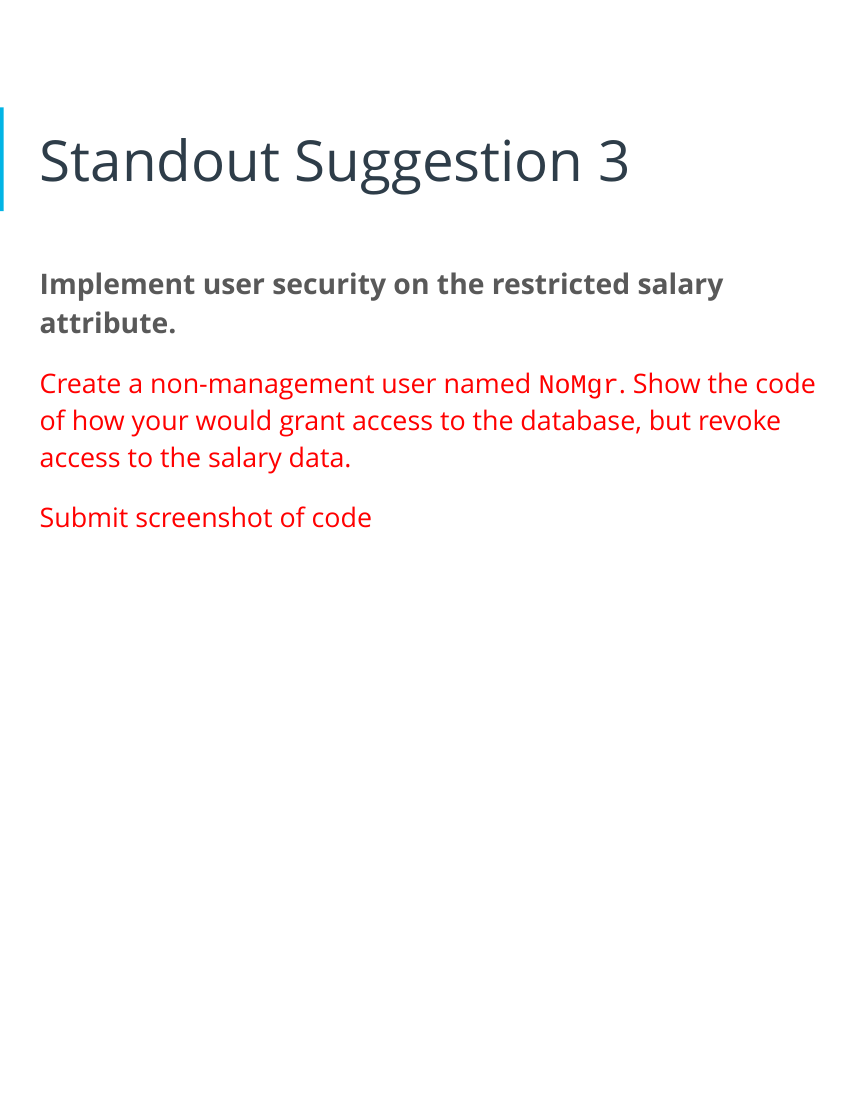
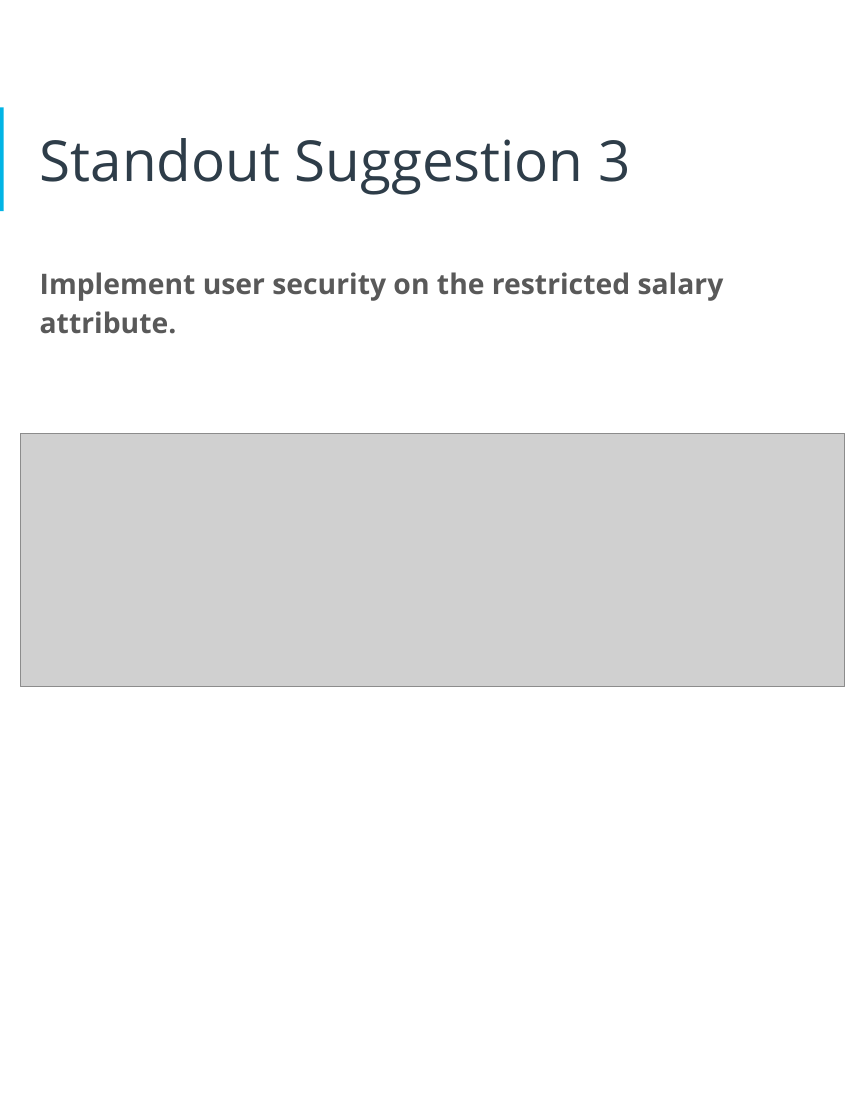
Before and after one commit to jabbala/data-architect-expert, a slide deck: slide 28 of project_1_tech_abc_hr_management/Project_report.pptx. Drawn at 865x1120 pixels with LibreOffice and Linux fonts; fonts in the diff are those of the drawing; grey boxes stand for pictures. Boxes give left, top, right and bottom in pixels: in the first picture for what was removed or moved away, otherwise in the second. Text is boxed around its words. In the diff, an @@ line names an element or a change of style, - is before the commit and + after.

```diff
--- a/project_1_tech_abc_hr_management/Project_report.pptx
+++ b/project_1_tech_abc_hr_management/Project_report.pptx
@@ text at box(40, 372, 815, 528): paragraphs removed @@
-Create a non-management user named NoMgr. Show the code of how your would grant access to the database, but revoke access to the salary data.
-Submit screenshot of code
@@ picture added at box(20, 434, 846, 687) @@
```
Also in this commit, not shown: 14 other slides changed, 5 other files.
